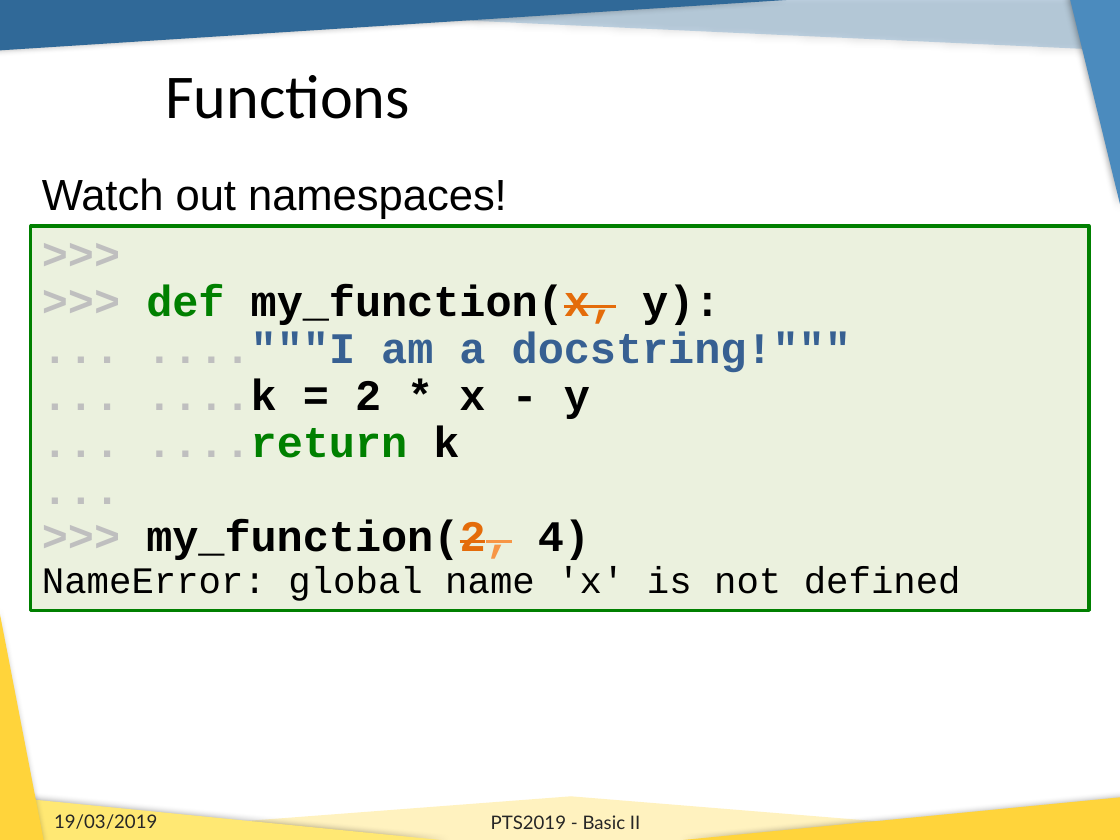
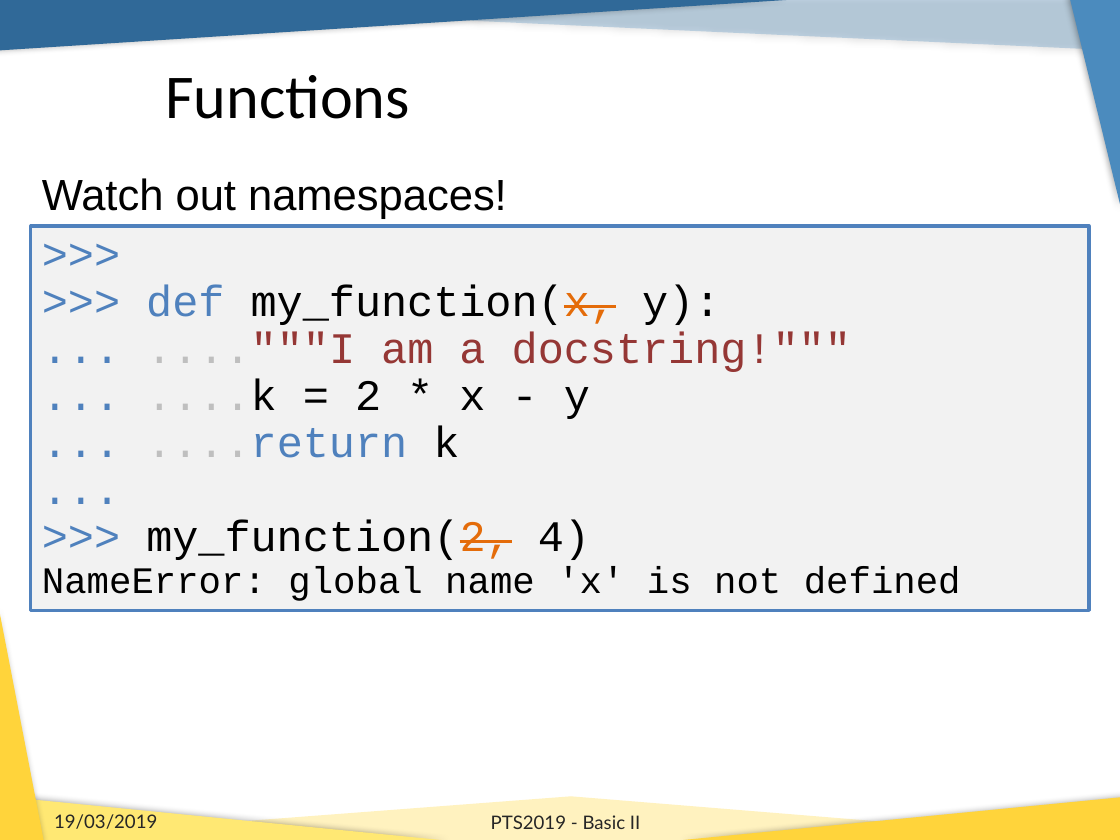
Before and after one commit to b1quint/Python-Tutorial-Series, a slide deck: slide 26 of Presentations/PTS2019_Basics_II.pptx (slide 24 before the commit). Drawn at 1120x840 pixels with LibreOffice and Linux fonts; fonts in the diff are those of the drawing; background and template pictures are left out. Boxes give left, top, right and bottom in pixels: in the first picture for what was removed or moved away, otherwise in the second. Text is boxed around its words. In the diff, an @@ line names an element or a change of style, - is before the commit and + after.

```diff
--- a/Presentations/PTS2019_Basics_II.pptx
+++ b/Presentations/PTS2019_Basics_II.pptx
@@ rectangle ">>>" at bbox=[31, 226, 1090, 610]: fill #EBF1DE to #F2F2F2; outline #008000 2 pt to #4F81BD 2 pt @@
@@ text in rectangle at bbox=[146, 284, 851, 560]: text colour #BFBFBF to #4F81BD in ">>>", ">>>", "...", "..." and 3 more places; bold off in ">>>", ">>> def my_function(x, y):", "... ...."""I am a docstring!"""", "... ....k = 2 * x - ..." and 3 more places; text colour #008000 to #4F81BD in "def", "....return"; text colour #376092 to #953735 in "...."""I am a docstring!""""; text colour #F79646 to #E46C0A in "my_function(2," @@
```
Also in this commit, not shown: 23 other slides changed, 20 slides added.
